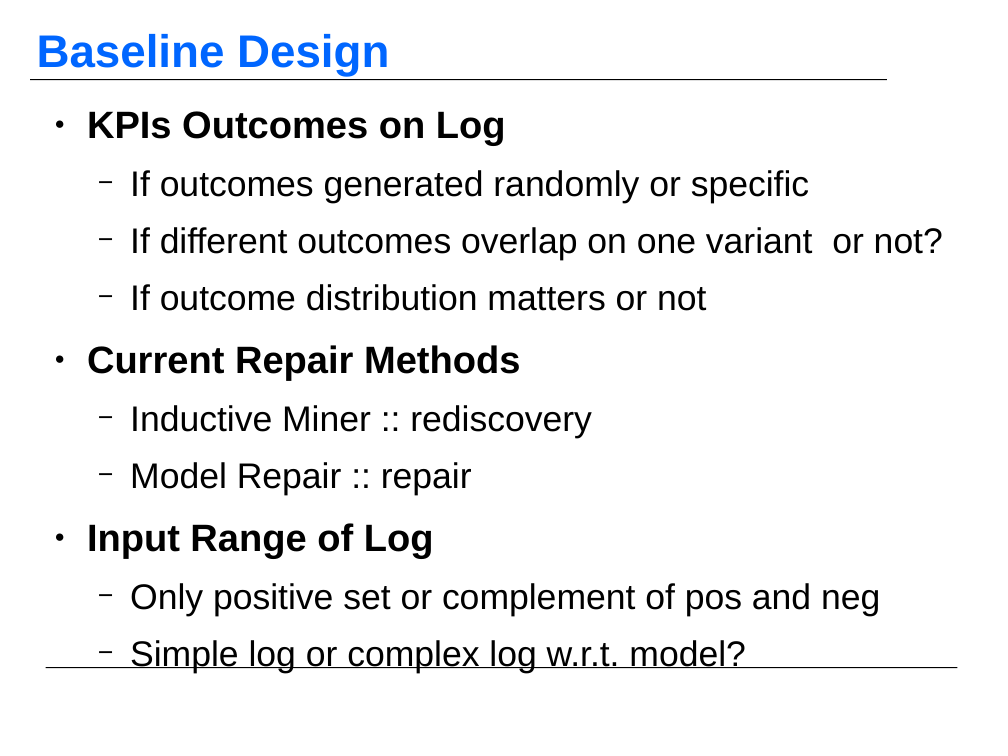
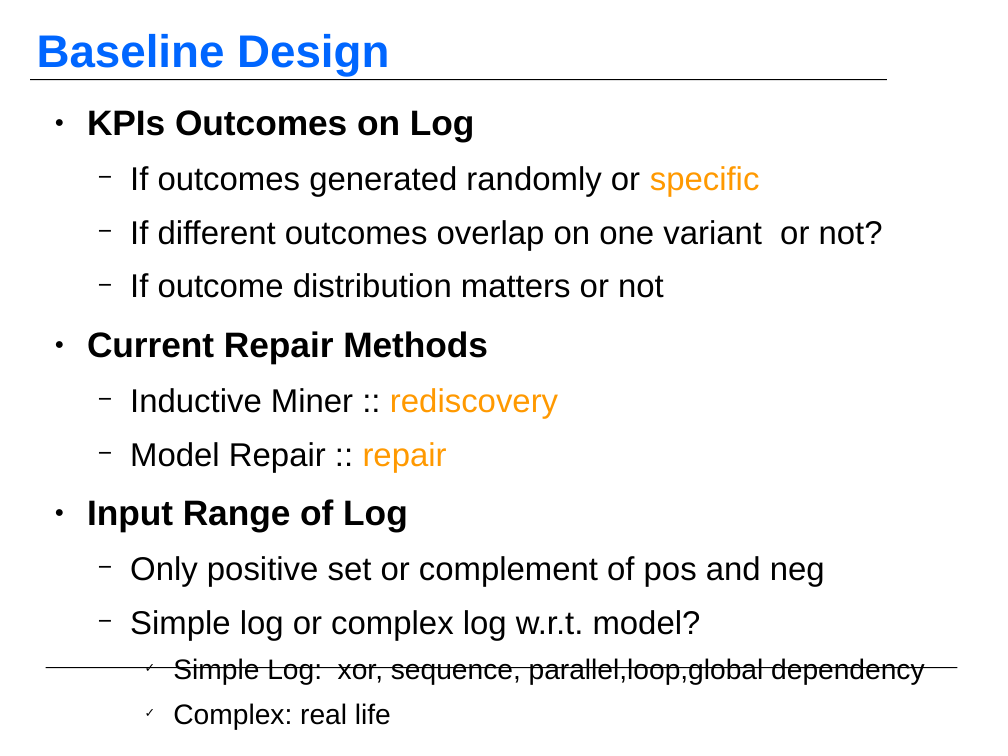
Before and after one commit to KFDing/masterthesis, a slide deck: slide 4 of official_report/MasterThesis_Report_03_Dfg_02.odp. Drawn at 1008x756 pixels with LibreOffice and Linux fonts; fonts in the diff are those of the drawing; background and template pictures are left out. Boxes give left, top, right and bottom in pixels: in the first picture for what was removed or moved away, otherwise in the second. Text is boxed around its words. In the diff, an @@ line names an element or a change of style, - is before the commit and + after.

```diff
--- a/official_report/MasterThesis_Report_03_Dfg_02.odp
+++ b/official_report/MasterThesis_Report_03_Dfg_02.odp
@@ text at (x1=87, y1=110, x2=883, y2=640): size 30 to 27.8 pt in "KPIs Outcomes on Log", "Current Repair Methods", "Input Range of Log"; size 28 to 25.9 pt in "If outcomes generated randomly or specific", "If different outcomes overlap on one variant ...", "If outcome distribution matters or not", "Inductive Miner :: rediscovery" and 3 more places; text colour #000000 to #FF9900 in "specific", "rediscovery", "repair" @@
@@ text at (x1=173, y1=658, x2=924, y2=729): paragraphs added @@
+    ✓ Simple Log: xor, sequence, parallel,loop,global dependency
+    ✓ Complex: real life
```
Also in this commit, not shown: 15 other slides changed, 3 slides added, 3 slides removed.
